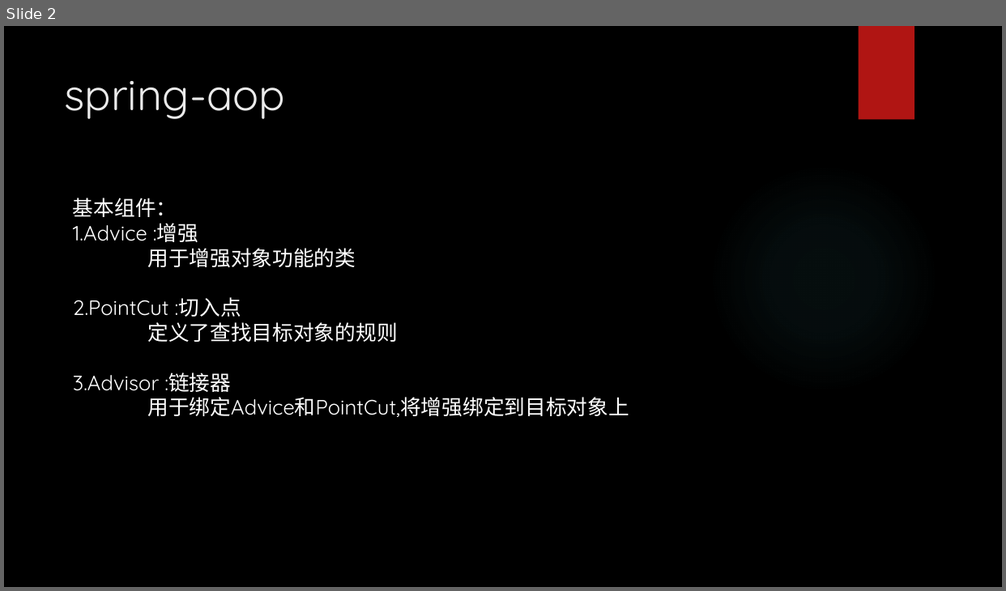
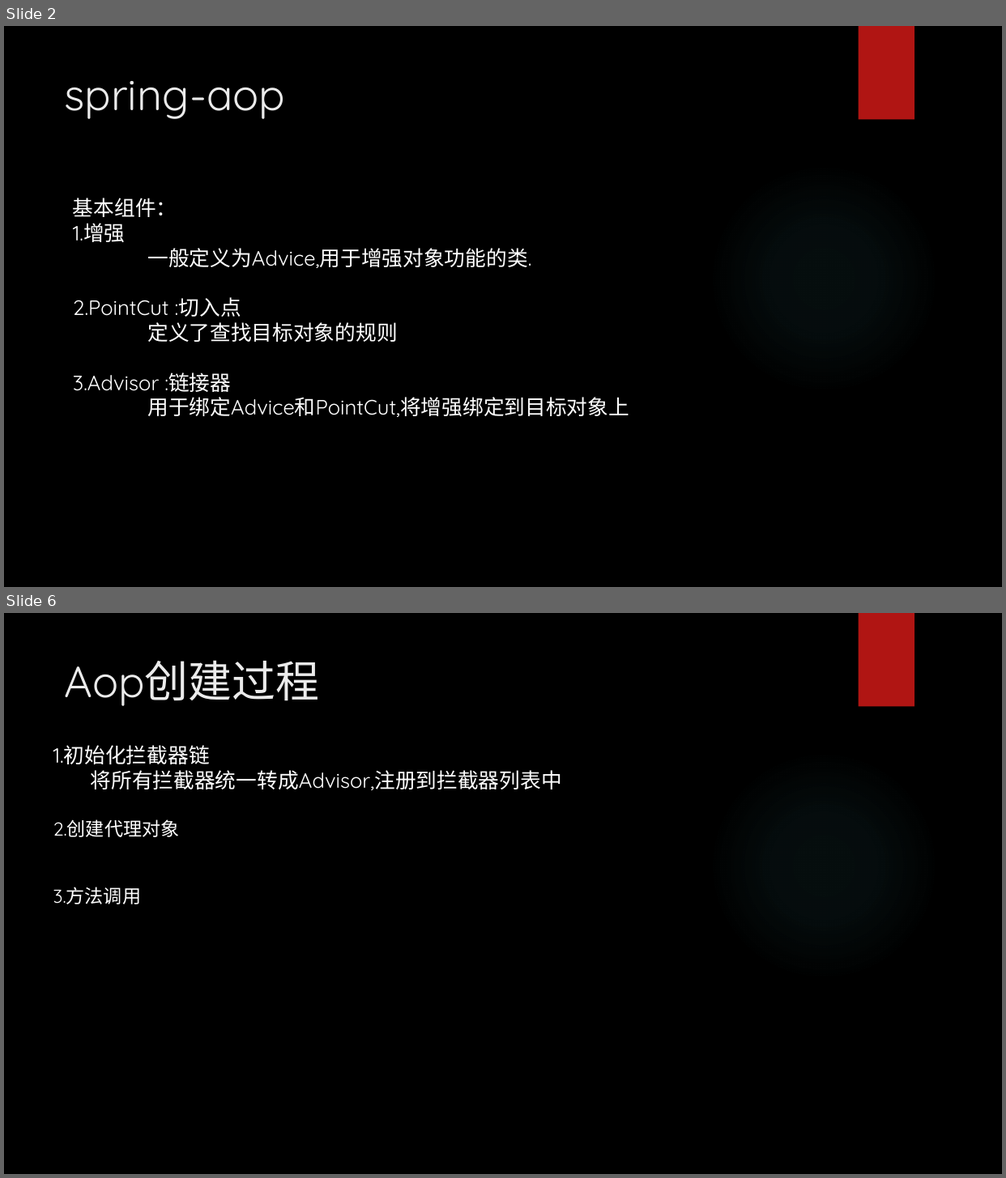
Before and after one commit to liuniudun/doc, a slide deck: Spring-aop.pptx. Shown one above the other, each under a label of ours: slide 2 before the commit, slides 2 and 6 after it; the slides between them are not shown. The pictures are 1006x591 and 1006x1178 pixels, drawn with LibreOffice and Linux fonts; fonts in the diff are those of the drawing; background and template pictures are left out. Boxes give left, top, right and bottom in pixels: in the first picture for what was removed or moved away, otherwise in the second. Text is boxed around its words. In the diff, an @@ line names an element or a change of style, - is before the commit and + after.

```diff
--- a/Spring-aop.pptx
+++ b/Spring-aop.pptx
@@ slide 6 added at (4,613,1002,1174), background picture (left out); not listed: 2 template elements that a slide beside it also shows @@
@@ title added at (65,660,320,706), 42 pt, text #EBEBEB @@
+Aop创建过程
@@ text added at (53,745,562,905), 20 pt, text #FFFFFF @@
+1.初始化拦截器链
+将所有拦截器统一转成Advisor,注册到拦截器列表中
+2.创建代理对象
+3.方法调用
@@ slide 2 changed as well @@
@@ text at (73,223,531,268): text changed @@
-1.Advice :增强
-用于增强对象功能的类
+1.增强
+一般定义为Advice,用于增强对象功能的类.
```
Also in this commit, not shown: 1 other slide changed, 9 other slides added, 1 other file.
